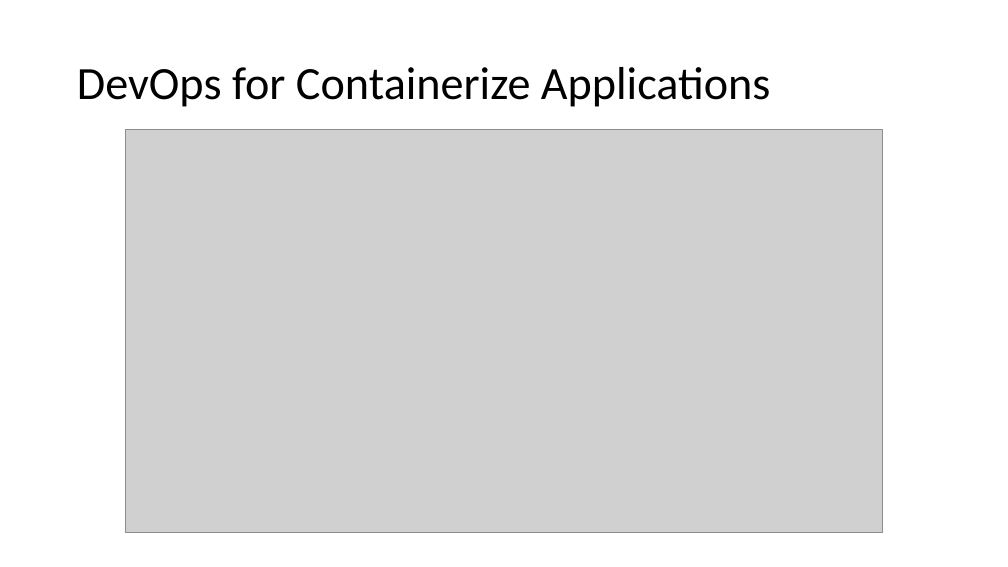
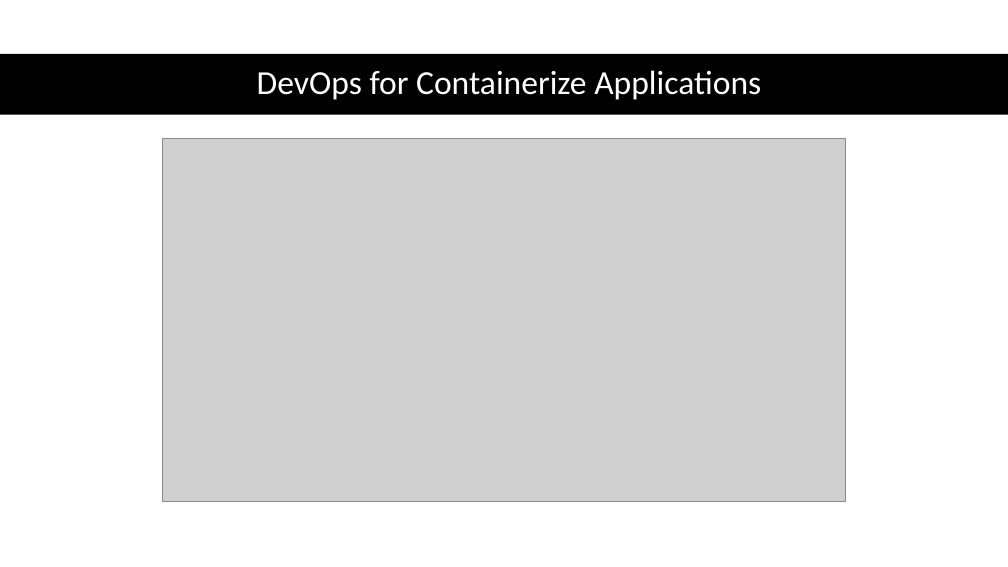
Before and after one commit to JasonHaley/GettingStartedWithAKS, a slide deck: slide 34 of presentations/Getting Started with AKS.pptx. Drawn at 1008x567 pixels with LibreOffice and Linux fonts; fonts in the diff are those of the drawing; grey boxes stand for pictures. Boxes give left, top, right and bottom in pixels: in the first picture for what was removed or moved away, otherwise in the second. Text is boxed around its words. In the diff, an @@ line names an element or a change of style, - is before the commit and + after.

```diff
--- a/presentations/Getting Started with AKS.pptx
+++ b/presentations/Getting Started with AKS.pptx
@@ rectangle added at <box>0,54,1008,115</box>, fill #000000 @@
@@ title "DevOps for Containerize Applications": place and size @@
-title "DevOps for Containerize Applications" at <box>77,67,771,107</box>
+title "DevOps for Containerize Applications" at <box>257,70,761,100</box>
@@ title "DevOps for Containerize Applications" at <box>257,70,761,100</box>: size 44 to 32 pt, text colour #000000 to #FFFFFF; alignment left to centre @@
@@ picture: place and size @@
-picture at <box>126,129,882,532</box>
+picture at <box>163,138,845,502</box>
```
Also in this commit, not shown: 41 other slides changed.
